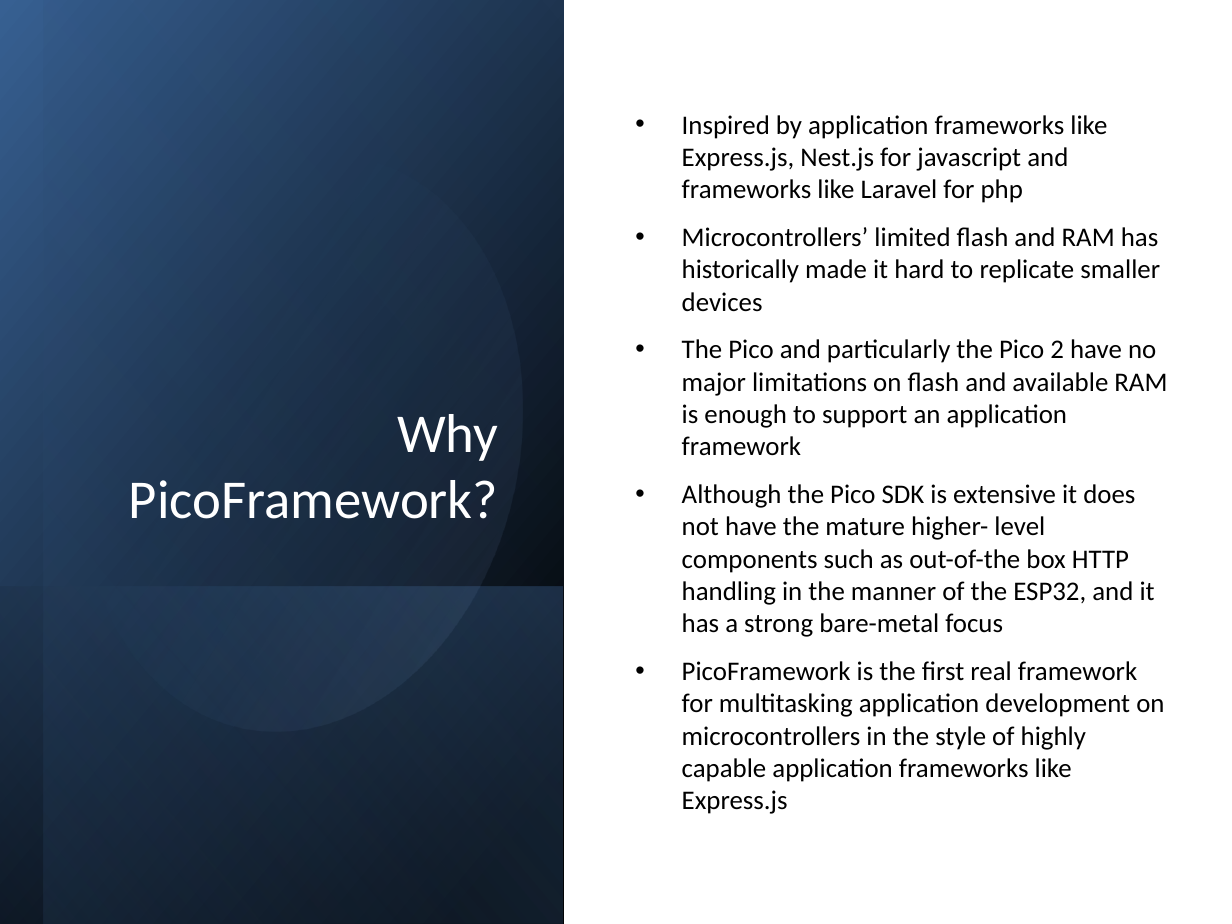
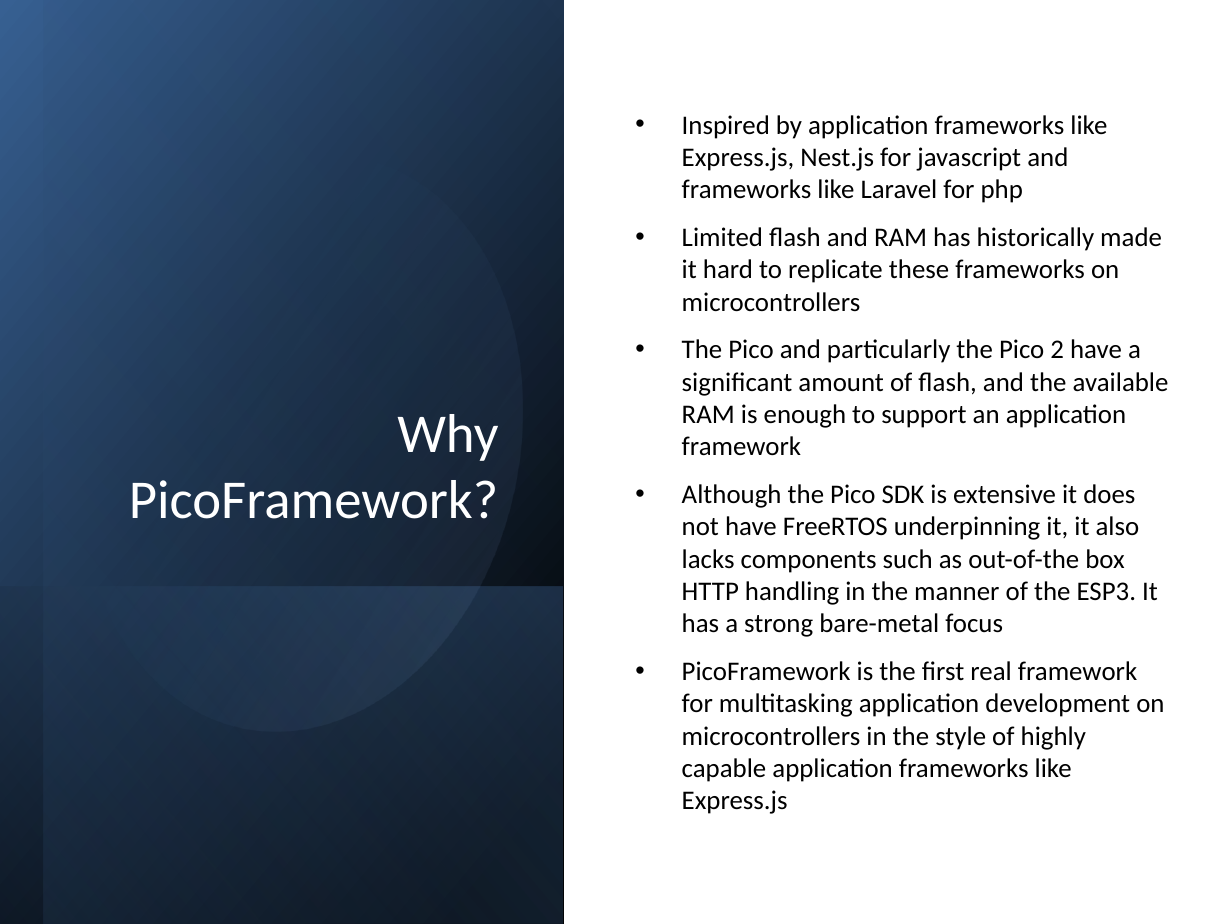
Before and after one commit to Pico-Framework/pico-framework, a slide deck: slide 3 of docs/picoframework_full_presentation_combined.pptx. Drawn at 1232x924 pixels with LibreOffice and Linux fonts; fonts in the diff are those of the drawing. Boxes give left, top, right and bottom in pixels: in the first picture for what was removed or moved away, otherwise in the second. Text is boxed around its words. In the diff, an @@ line names an element or a change of style, - is before the commit and + after.

```diff
--- a/docs/picoframework_full_presentation_combined.pptx
+++ b/docs/picoframework_full_presentation_combined.pptx
@@ text at <box>682,227,1169,637</box>: text changed @@
-• Microcontrollers’ limited flash and RAM has historically made it hard to replicate smaller devices
-• The Pico and particularly the Pico 2 have no major limitations on flash and available RAM is enough to support an application framework
-• Although the Pico SDK is extensive it does not have the mature higher- level components such as out-of-the box HTTP handling in the manner of the ESP32, and it has a strong bare-metal focus
+• Limited flash and RAM has historically made it hard to replicate these frameworks on microcontrollers
+• The Pico and particularly the Pico 2 have a significant amount of flash, and the available RAM is enough to support an application framework
+• Although the Pico SDK is extensive it does not have FreeRTOS underpinning it, it also lacks components such as out-of-the box HTTP handling in the manner of the ESP3. It has a strong bare-metal focus
```
Also in this commit, not shown: 1 other file.
